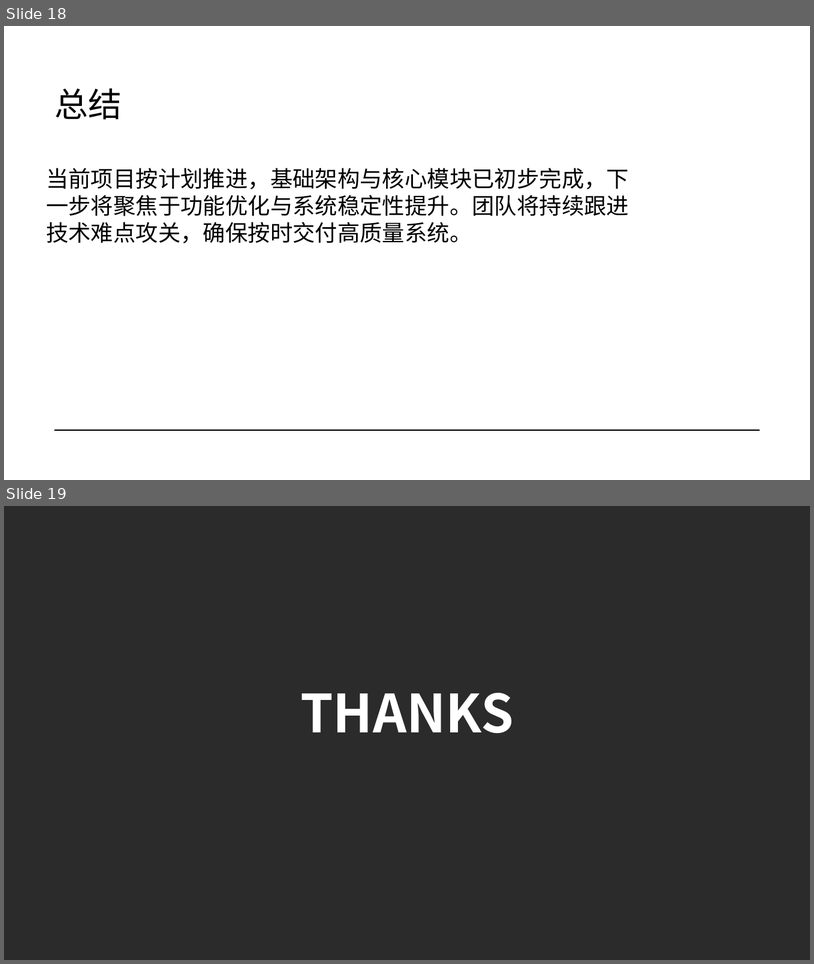
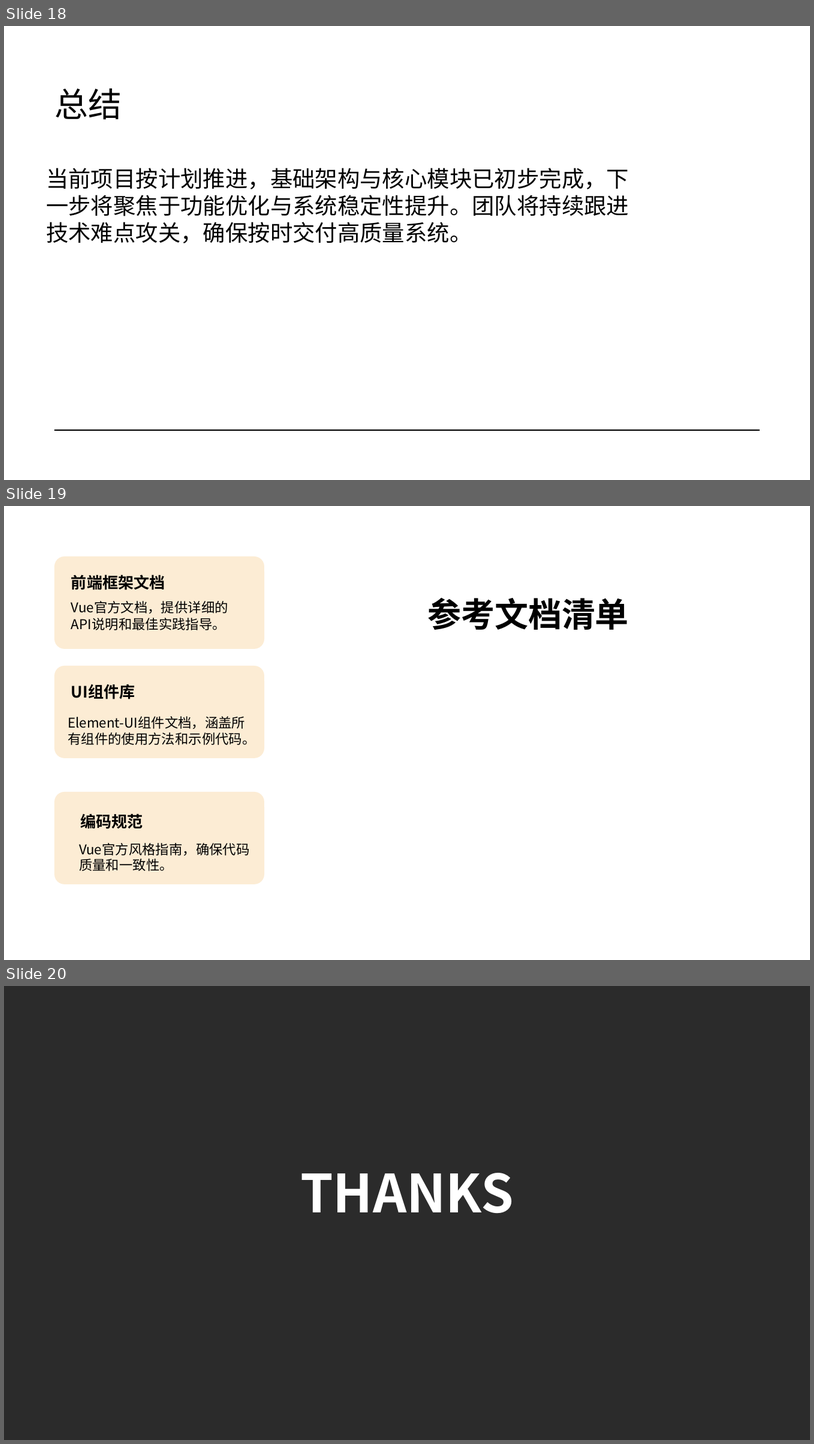
Before and after one commit to qinran6/vue-ego1, a slide deck: 3组_商城后台管理系统_中期报告.pptx. Shown one above the other, each under a label of ours: slides 18 and 19 before the commit, slides 18, 19 and 20 after it. The pictures are 814x964 and 814x1444 pixels, drawn with LibreOffice and Linux fonts; fonts in the diff are those of the drawing; background and template pictures are left out; a plain dark background stands for a picture behind light text. Boxes give left, top, right and bottom in pixels: in the first picture for what was removed or moved away, otherwise in the second. Text is boxed around its words. In the diff, an @@ line names an element or a change of style, - is before the commit and + after.

```diff
--- a/3组_商城后台管理系统_中期报告.pptx
+++ b/3组_商城后台管理系统_中期报告.pptx
@@ slide 19 added at bbox=[4, 506, 810, 960], background #FFFFFF @@
@@ rounded rectangle added at bbox=[54, 556, 264, 649], fill #F2A228 at 20% opacity @@
@@ text added at bbox=[71, 574, 165, 590], 14 pt, text #000000, bold @@
+前端框架文档
@@ text added at bbox=[71, 601, 228, 630], 12 pt, text #000000 @@
+Vue官方文档，提供详细的API说明和最佳实践指导。
@@ text added at bbox=[428, 598, 629, 630], 30 pt, text #000000, bold @@
+参考文档清单
@@ rounded rectangle added at bbox=[54, 666, 264, 759], fill #F2A228 at 20% opacity @@
@@ text added at bbox=[71, 684, 135, 699], 14 pt, text #000000, bold @@
+UI组件库
@@ text added at bbox=[68, 716, 255, 745], 12 pt, text #000000 @@
+Element-UI组件文档，涵盖所有组件的使用方法和示例代码。
@@ rounded rectangle added at bbox=[54, 792, 264, 884], fill #F2A228 at 20% opacity @@
@@ text added at bbox=[80, 813, 143, 829], 14 pt, text #000000, bold @@
+编码规范
@@ text added at bbox=[79, 843, 249, 871], 12 pt, text #000000 @@
+Vue官方风格指南，确保代码质量和一致性。
@@ what was slide 19 is now slide 20 @@
```
Also in this commit, not shown: 2 slides changed, 1 other slide added, 1 slide removed.
